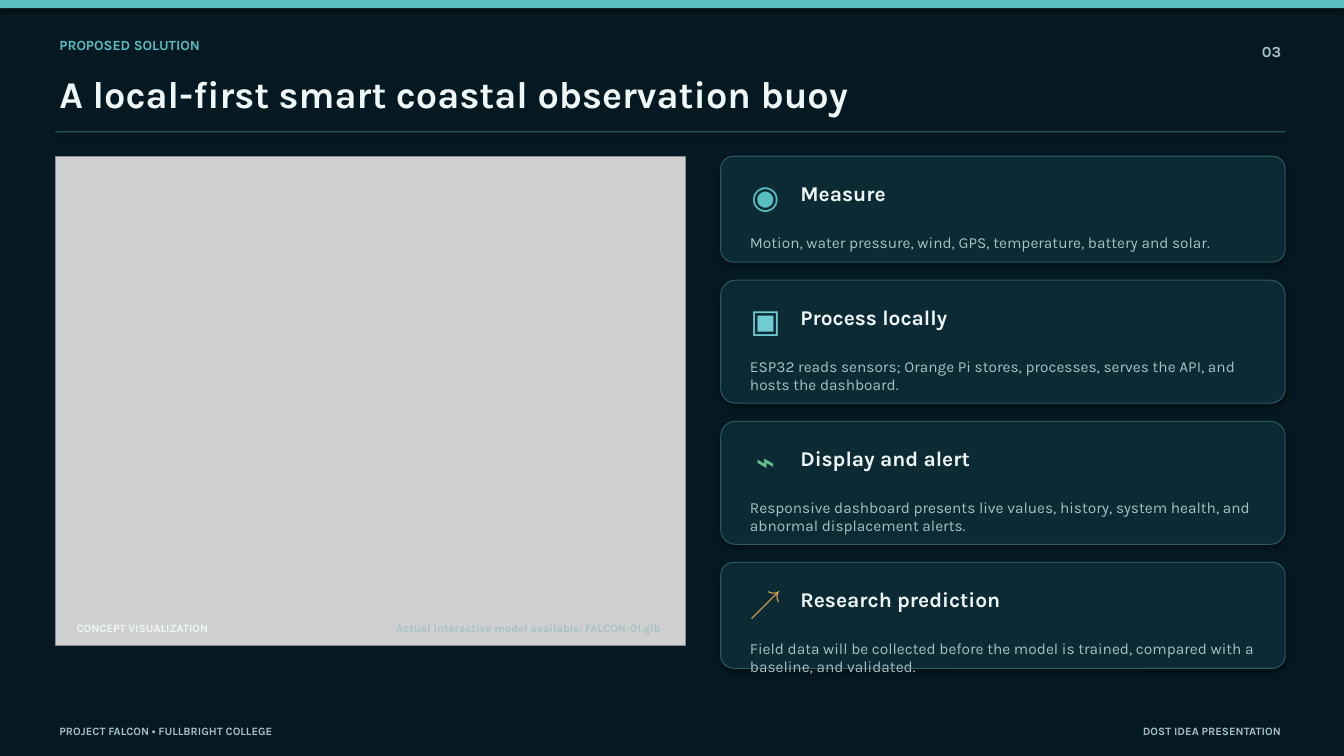
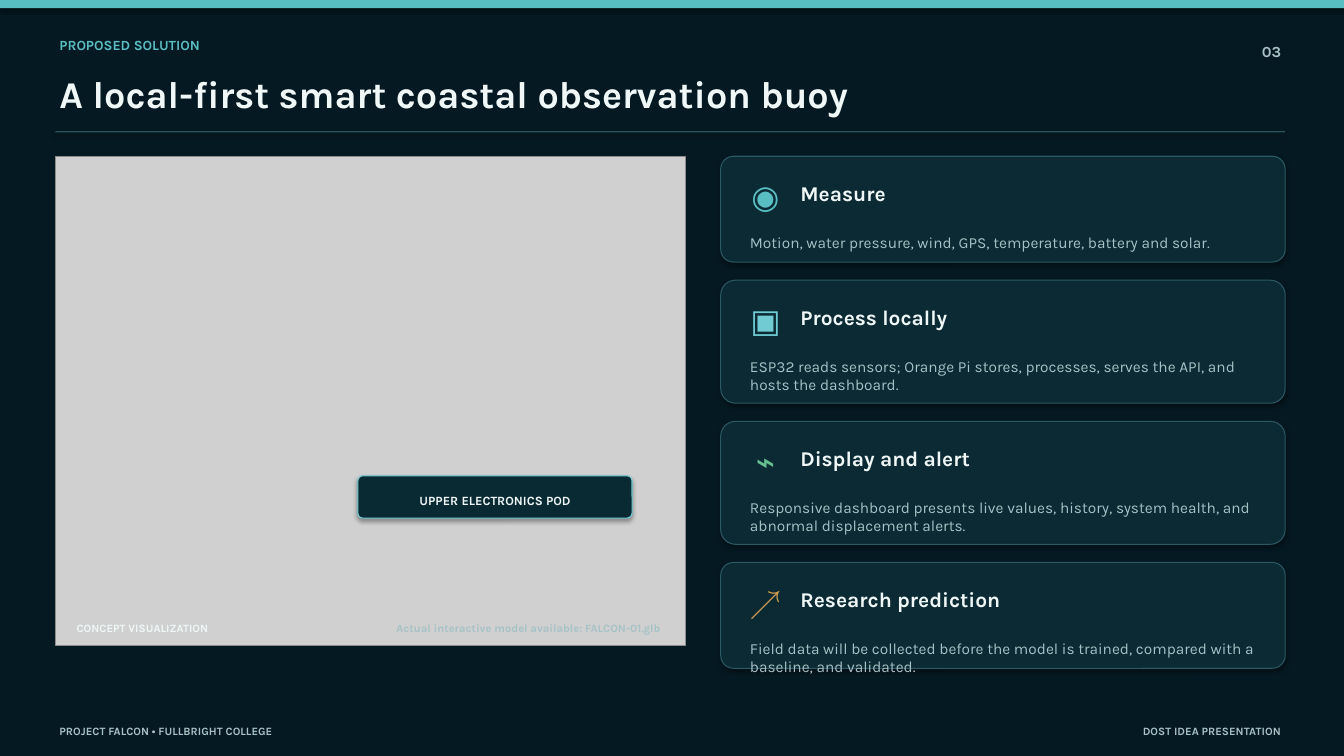
Before and after one commit to Ruzz-1010/Project-FALCON-01, a slide deck: slide 3 of THESIS DOCUMENTATION/Project_FALCON_DOST_Presentation.pptx. Drawn at 1344x756 pixels with LibreOffice and Linux fonts; fonts in the diff are those of the drawing; grey boxes stand for pictures. Boxes give left, top, right and bottom in pixels: in the first picture for what was removed or moved away, otherwise in the second. Text is boxed around its words. In the diff, an @@ line names an element or a change of style, - is before the commit and + after.

Commit message:
Add maintainable upper electronics enclosure layout

```diff
--- a/THESIS DOCUMENTATION/Project_FALCON_DOST_Presentation.pptx
+++ b/THESIS DOCUMENTATION/Project_FALCON_DOST_Presentation.pptx
@@ rounded rectangle added at [358, 476, 632, 518], fill #0A2A33, outline #70CBD3 0.75 pt @@
@@ text added at [419, 496, 571, 505], 9 pt, text #EFF7F7, bold @@
+UPPER ELECTRONICS POD
```
Also in this commit, not shown: 7 other slides changed, 1 slide added, 2 other files.
